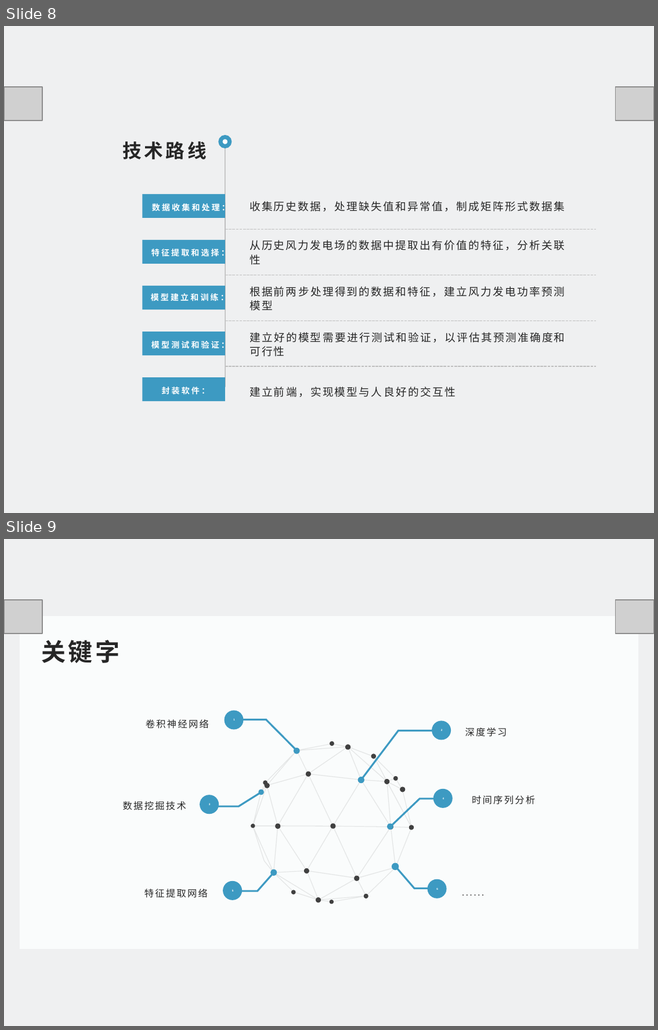
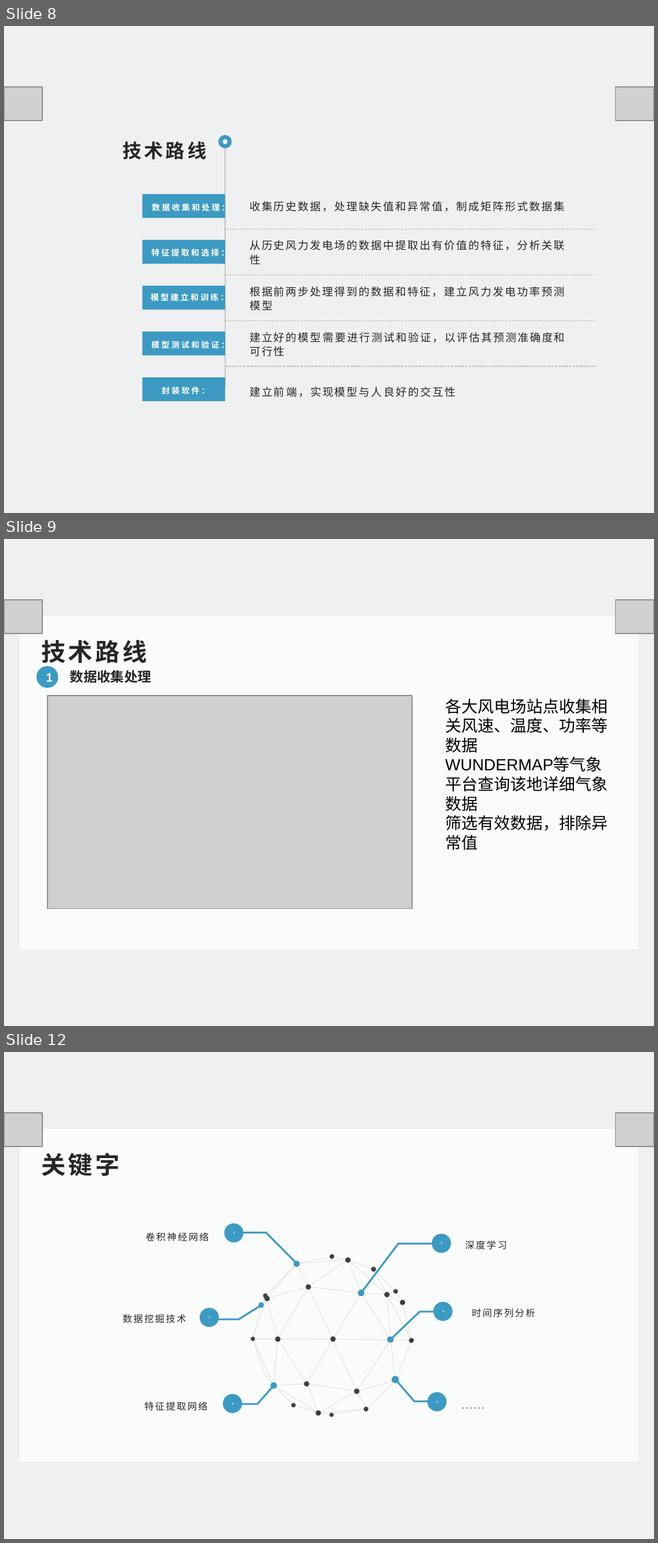
Before and after one commit to FlyBehindRussQ/Presentation, a slide deck: 1.pptx. Shown one above the other, each under a label of ours: slides 8 and 9 before the commit, slides 8, 9 and 12 after it; the slides between them are not shown. The pictures are 658x1030 and 658x1543 pixels, drawn with LibreOffice and Linux fonts; fonts in the diff are those of the drawing; grey boxes stand for pictures. Boxes give left, top, right and bottom in pixels: in the first picture for what was removed or moved away, otherwise in the second. Text is boxed around its words. In the diff, an @@ line names an element or a change of style, - is before the commit and + after.

```diff
--- a/1.pptx
+++ b/1.pptx
@@ slide 9 added at [4, 539, 654, 1026], background #EFF0F1 @@
@@ picture added at [4, 600, 42, 634] @@
@@ picture added at [615, 600, 654, 634] @@
@@ rectangle added at [20, 616, 638, 950], fill #FAFCFC @@
@@ text added at [41, 640, 147, 667], 27 pt, text #262626, bold @@
+技术路线
@@ ellipse added at [36, 667, 59, 689], fill #3D9AC2, 13.5 pt, text #FFFFFF, bold @@
+1
@@ text added at [70, 670, 151, 683], 15 pt, text #262626, bold @@
+数据收集处理
@@ picture added at [48, 696, 412, 908] @@
@@ text added at [445, 699, 607, 850], 18 pt, text #000000 @@
+各大风电场站点收集相关风速、温度、功率等数据
+WUNDERMAP等气象平台查询该地详细气象数据
+筛选有效数据，排除异常值
@@ what was slide 9 is now slide 12 @@
```
Also in this commit, not shown: 6 slides changed, 2 other slides added, 2 slides removed.
